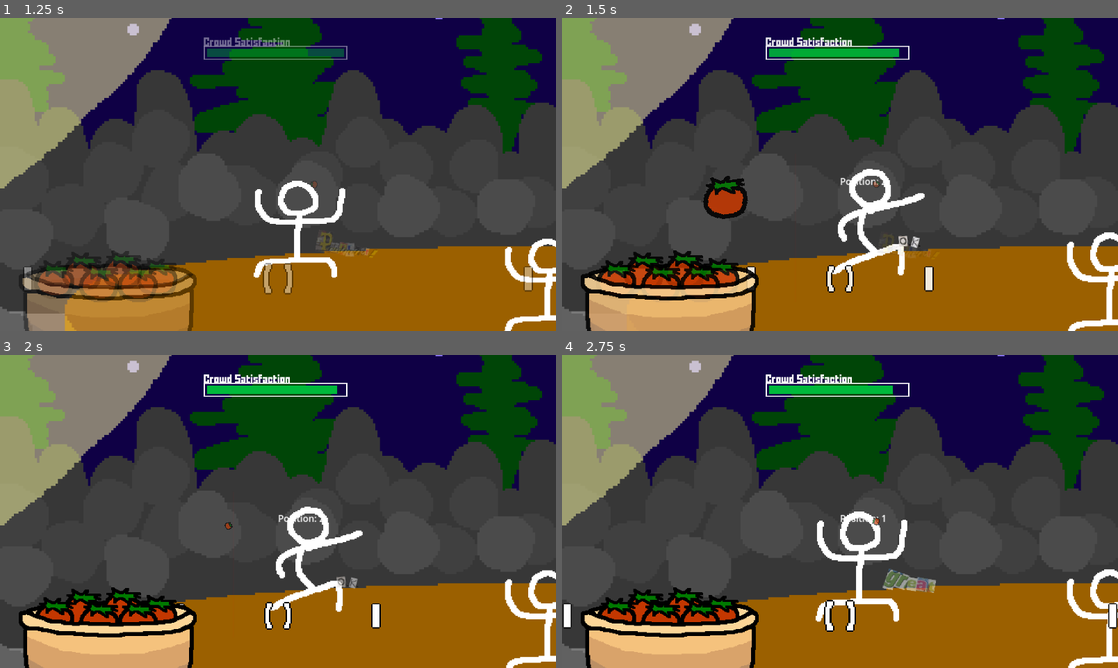
Above: before the commit, frames 1-4 (two rows, left to right).
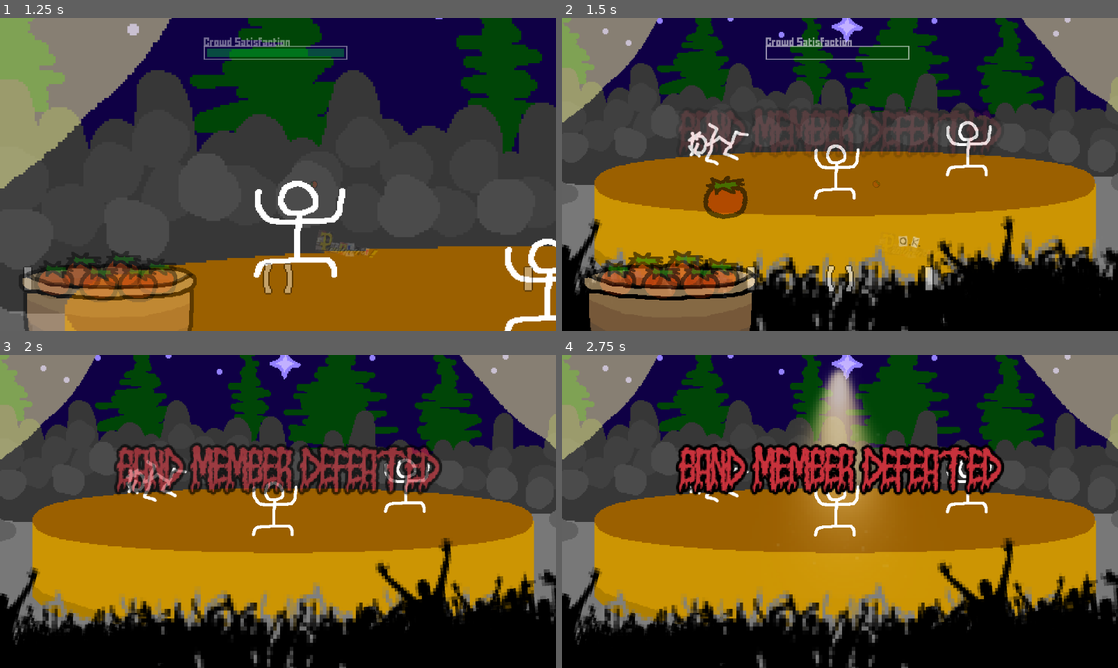
Above: after the commit, the same moments.

Repository: Quarticore/UntitledTomatoGame
Game: Godot game, scene res://scenes/main.tscn
The game is run twice, just before and just after one commit, with the same random seed, the same clock (stepped at 60 frames per second) and the same inputs. The engine's default icon, where the game draws it, is replaced by a stand-in: a white triangle on a blue panel in a dark square. Sound files missing from this copy of the repository are replaced by a short silence.
Inputs (mouse positions are in pixels of both pictures, inside the frame that each line leads up to):
- Up to frame 1 (1.25 s): move the mouse to (150, 143) at 0.52 s; hold D (InputRight) from 0.53 s (still down); click (150, 143) at 0.6 s
- Up to frame 2 (1.5 s): move the mouse to (1117, 284) at 1.27 s; release D (InputRight) at 1.28 s; hold A (InputLeft) from 1.28 s (still down); tap S (InputMiddle) at 1.35 s; click (1117, 284) at 1.42 s
- Up to frame 3 (2 s): keep holding A (InputLeft)
- Up to frame 4 (2.75 s): move the mouse to (895, 442) at 2.02 s; release A (InputLeft) at 2.03 s; hold D (InputRight) from 2.03 s (still down); click (895, 442) at 2.1 s

Frame 1 is identical in both runs. In frame 2, 79% of the frame differs, in the area x 0-100%, y 0-100%; in frame 3, 83%; in frame 4, 84%.

Commit message:
fix: timings

Diff:
--- a/assets/scripts/game_manager.gd
+++ b/assets/scripts/game_manager.gd
@@ -38,8 +38,8 @@
 
 	var audio_manager: AudioManager = get_node("/root/Main/GameContainer/GameViewport/AudioManager")
 	audio_manager.recalculate(audio_manager.bpm * 2)
-	audio_manager.input_within = 0.2
-	audio_manager.input_offset = -0.4
+	audio_manager.input_within = 0.35
+	audio_manager.input_offset = -0.35
 
 	gameplay_ui.play_double_time()
 
--- a/scenes/main.tscn
+++ b/scenes/main.tscn
@@ -22,19 +22,19 @@
 chance_to_change = 1.0
 valid_positions = [Vector3(0, 1, 1), Vector3(1, 0, 1), Vector3(1, 1, 0)]
 maybe_change_every_x_beats = 3
-reduction_per_hit = 5.0
+reduction_per_hit = 100.0
 
 [sub_resource type="Resource" id="Resource_yb2n4"]
 script = ExtResource("4_wvsy8")
 chance_to_change = 2.0
 valid_positions = [Vector3(0, 1, 1), Vector3(1, 0, 1), Vector3(1, 1, 0)]
 maybe_change_every_x_beats = 1
-reduction_per_hit = 3.5
+reduction_per_hit = 100.0
 
 [sub_resource type="Resource" id="Resource_exxfo"]
 script = ExtResource("4_wvsy8")
 chance_to_change = 1.0
-valid_positions = [Vector3(0, 1, 1), Vector3(1, 0, 1), Vector3(1, 1, 1)]
+valid_positions = [Vector3(0, 1, 1), Vector3(1, 0, 1), Vector3(1, 1, 0)]
 maybe_change_every_x_beats = 2
 reduction_per_hit = 2.0
 
